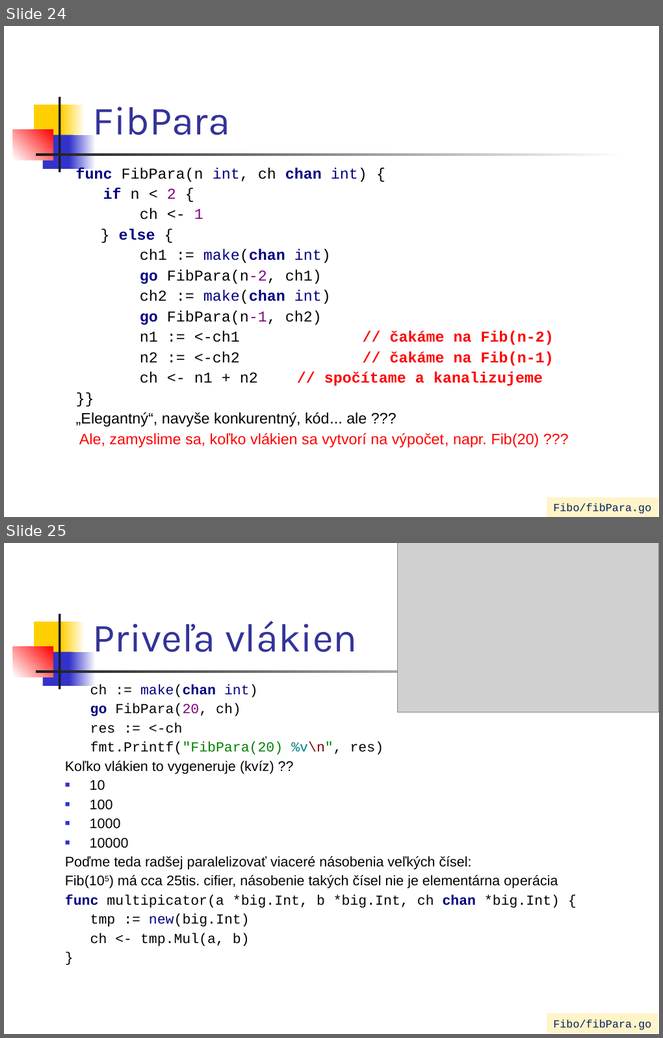
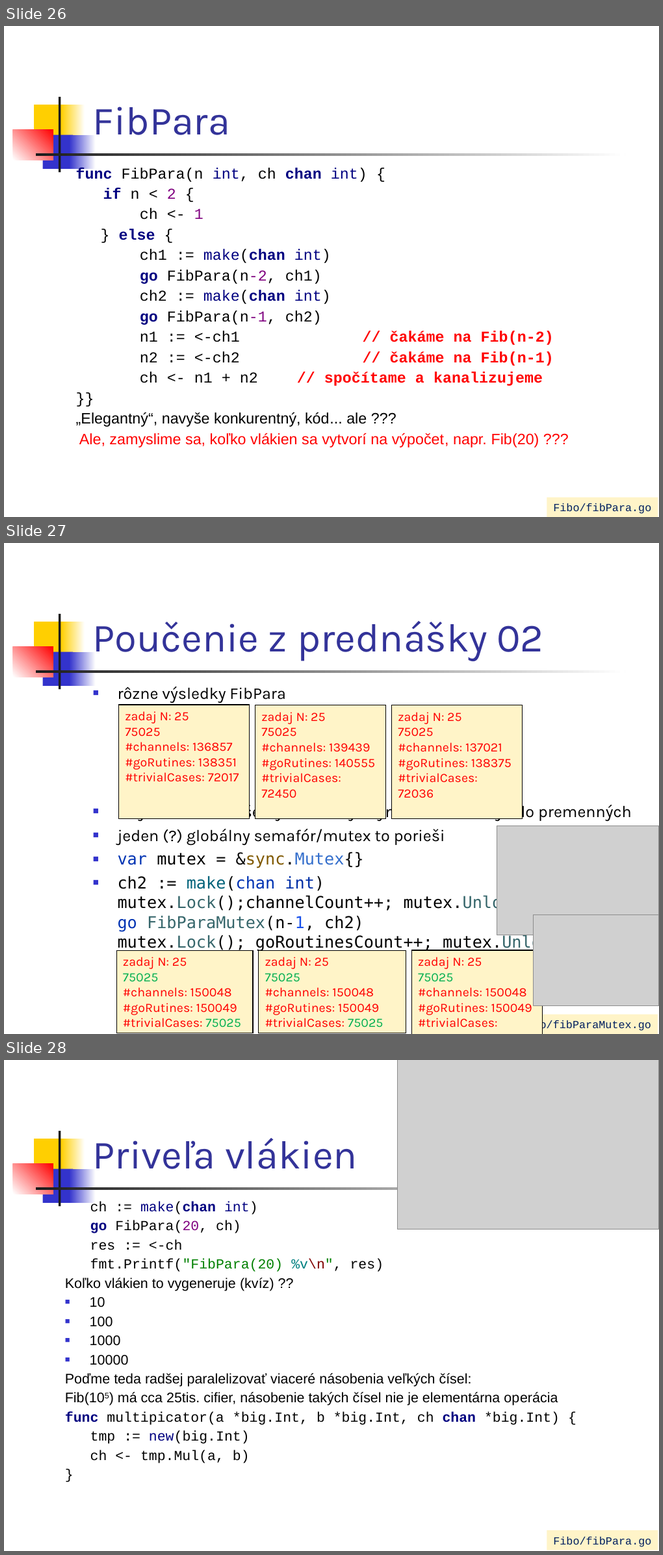
Before and after one commit to paradigmy/Prednasky, a slide deck: 02/go1.ppt. Shown one above the other, each under a label of ours: slides 24 and 25 before the commit, slides 26, 27 and 28 after it. The pictures are 663x1038 and 663x1555 pixels, drawn with LibreOffice and Linux fonts; fonts in the diff are those of the drawing; grey boxes stand for pictures. Boxes give left, top, right and bottom in pixels: in the first picture for what was removed or moved away, otherwise in the second. Text is boxed around its words. In the diff, an @@ line names an element or a change of style, - is before the commit and + after.

```diff
--- a/02/go1.ppt
+++ b/02/go1.ppt
@@ slide 27 added at (4, 543, 659, 1034), background #FFFFFF; not listed: 7 template elements that a slide beside it also shows @@
@@ rectangle added at (4, 546, 17, 572), fill #FFFFFF @@
@@ title added at (93, 621, 544, 661), 44 pt, text #333399 @@
+Poučenie z prednášky 02
@@ text added at (118, 687, 632, 952), 18 pt, text #000000 @@
+■ rôzne výsledky FibPara
+■ ak je Pravda, že všetky GO rutiny asynchrónne šahajú do premenných
+■ jeden (?) globálny semafór/mutex to porieši
+■ var mutex = &sync.Mutex{}
+■ ch2 := make(chan int)
+  mutex.Lock();channelCount++; mutex.Unlock()
+  go FibParaMutex(n-1, ch2)
+  mutex.Lock(); goRoutinesCount++; mutex.Unlock()
@@ rectangle added at (118, 705, 250, 819), fill #FFF4C8, outline #000000 0.74 pt, 14 pt, text #FF0000 @@
+zadaj N: 25
+75025
+#channels: 136857
+#goRutines: 138351
+#trivialCases: 72017
@@ rectangle added at (255, 705, 386, 819), fill #FFF4C8, outline #000000 0.74 pt, 14 pt, text #FF0000 @@
+zadaj N: 25
+75025
+#channels: 139439
+#goRutines: 140555
+#trivialCases: 72450
@@ rectangle added at (392, 705, 523, 819), fill #FFF4C8, outline #000000 0.74 pt, 14 pt, text #FF0000 @@
+zadaj N: 25
+75025
+#channels: 137021
+#goRutines: 138375
+#trivialCases: 72036
@@ picture added at (497, 826, 659, 935) @@
@@ picture added at (533, 915, 659, 1006) @@
@@ rectangle added at (116, 951, 253, 1034), fill #FFF4C8, outline #000000 0.74 pt, 14 pt, text #FF0000 @@
+zadaj N: 25
+75025
+#channels: 150048
+#goRutines: 150049
+#trivialCases: 75025
@@ rectangle added at (259, 951, 406, 1034), fill #FFF4C8, outline #000000 0.74 pt, 14 pt, text #FF0000 @@
+zadaj N: 25
+75025
+#channels: 150048
+#goRutines: 150049
+#trivialCases: 75025
@@ rectangle added at (412, 951, 543, 1034), fill #FFF4C8, outline #000000 0.74 pt, 14 pt, text #FF0000 @@
+zadaj N: 25
+75025
+#channels: 150048
+#goRutines: 150049
+#trivialCases: 75025
@@ rectangle added at (514, 1015, 658, 1034), fill #FFF4C8, 12 pt, text #002060 @@
+Fibo/fibParaMutex.go
@@ what was slide 24 is now slide 26 @@
@@ what was slide 25 is now slide 28 @@
```
Also in this commit, not shown: 1 slide changed, 2 other slides added, 2 other files.
